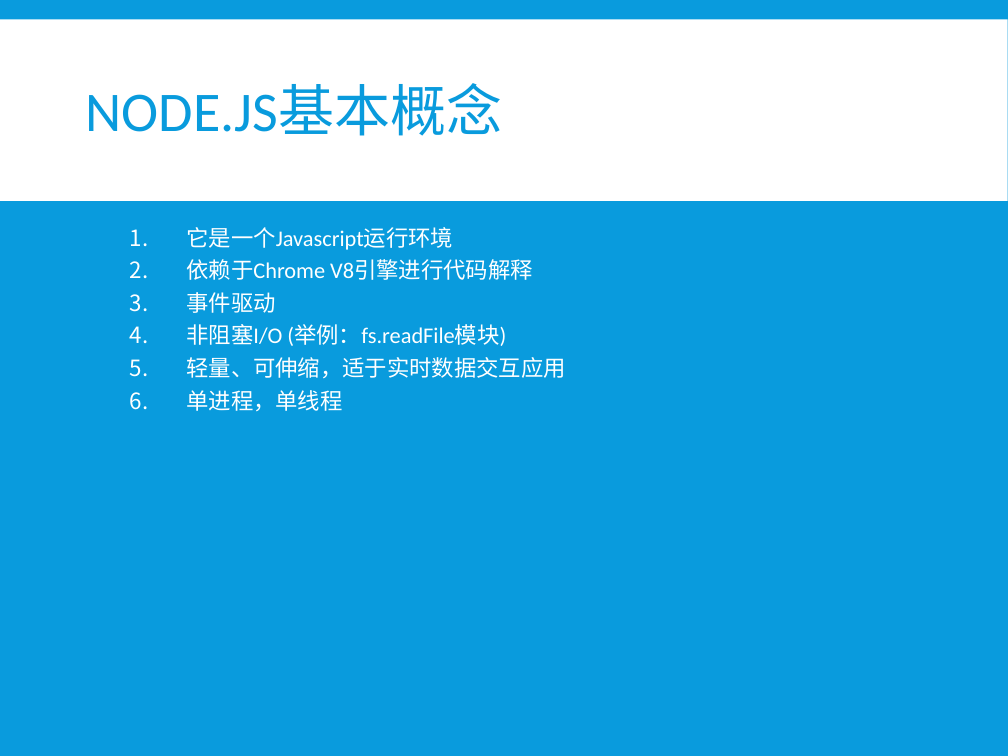
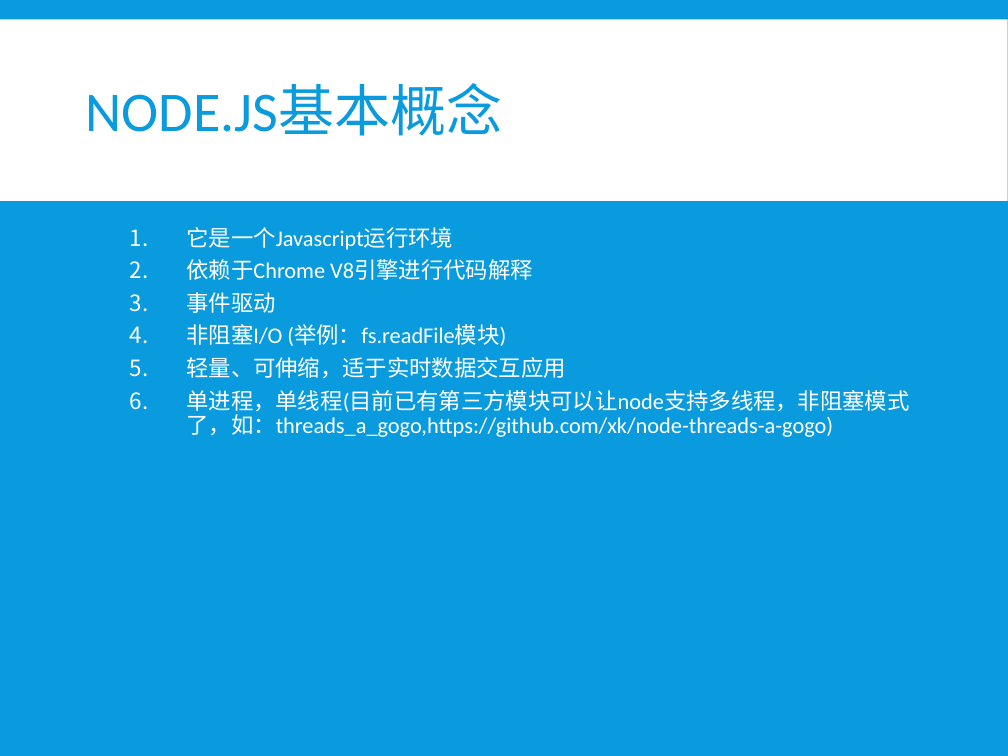
Before and after one commit to xiayu1986/webLearn, a slide deck: slide 2 of mix/技术分享/NODE技术分享.pptx. Drawn at 1008x756 pixels with LibreOffice and Linux fonts; fonts in the diff are those of the drawing. Boxes give left, top, right and bottom in pixels: in the first picture for what was removed or moved away, otherwise in the second. Text is boxed around its words. In the diff, an @@ line names an element or a change of style, - is before the commit and + after.

```diff
--- a/mix/技术分享/NODE技术分享.pptx
+++ b/mix/技术分享/NODE技术分享.pptx
@@ text at [186,390,909,437]: text changed @@
-  6. 单进程，单线程
+  6. 单进程，单线程(目前已有第三方模块可以让node支持多线程，非阻塞模式了，如：threads_a_gogo,https://github.com/xk/node-threads-a-gogo)
```
Also in this commit, not shown: 3 other slides changed, 1 slide added, 37 other files.
